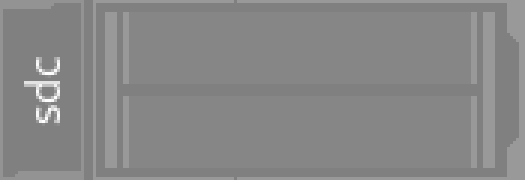
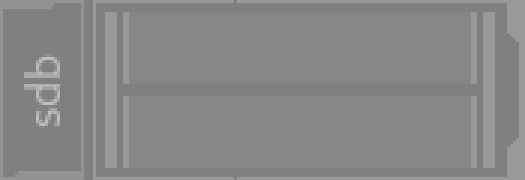
Layer changes from the first 525 x 180 image to the second:
"sdb": opacity 100% → 50%, painted on it over [24, 54, 60, 129]
